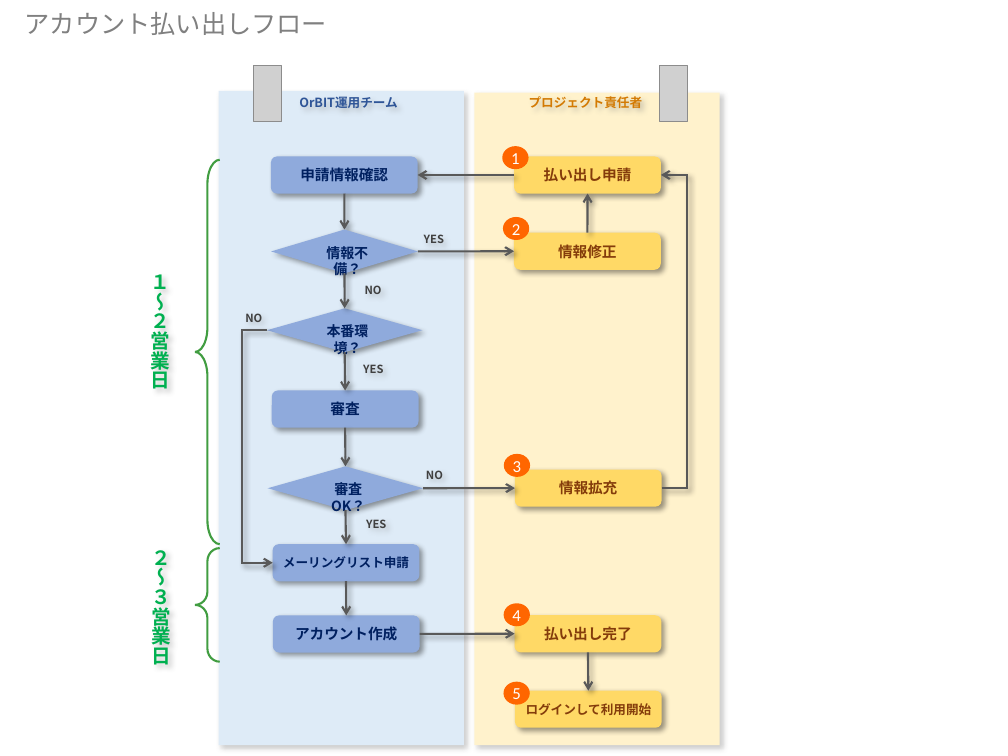
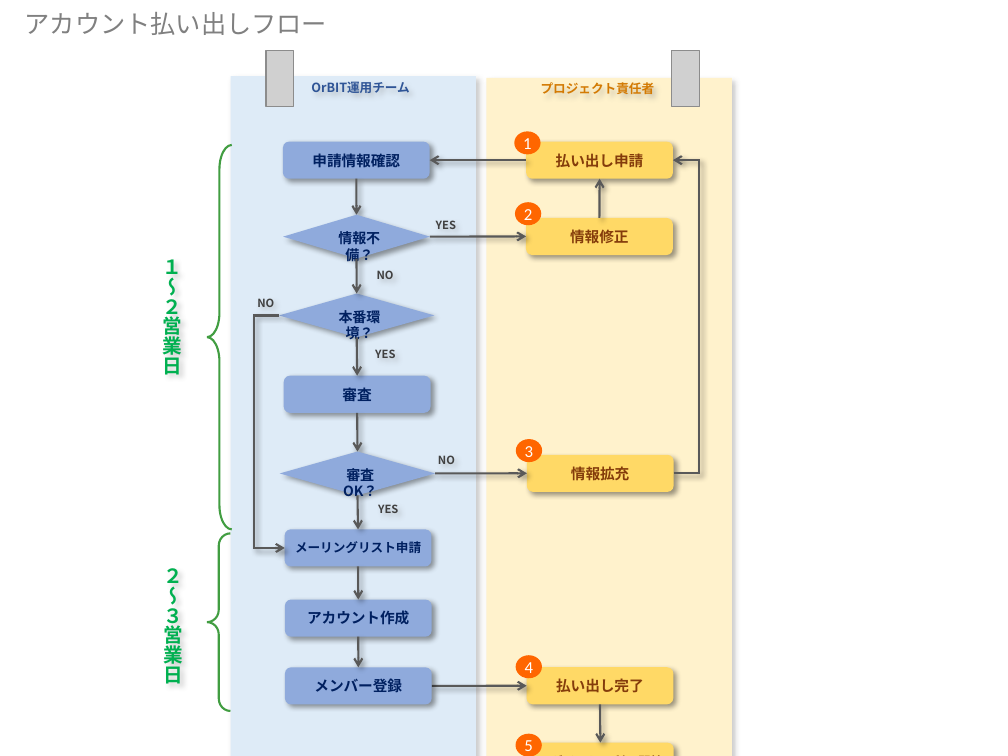
Before and after one commit to shimizu-jkc/orbit-portal-frontend, a slide deck: slide 6 of figure/orbit_figure.pptx. Drawn at 1008x756 pixels with LibreOffice and Linux fonts; fonts in the diff are those of the drawing; grey boxes stand for pictures. Boxes give left, top, right and bottom in pixels: in the first picture for what was removed or moved away, otherwise in the second. Text is boxed around its words. In the diff, an @@ line names an element or a change of style, - is before the commit and + after.

```diff
--- a/figure/orbit_figure.pptx
+++ b/figure/orbit_figure.pptx
@@ rectangle: place and size @@
-rectangle at bbox=[219, 91, 464, 745]
+rectangle at bbox=[231, 77, 476, 756]
@@ rectangle: place and size @@
-rectangle at bbox=[475, 93, 720, 745]
+rectangle at bbox=[487, 78, 732, 756]
@@ text "審査OK？": place and size @@
-text "審査OK？" at bbox=[331, 481, 365, 515]
+text "審査OK？" at bbox=[343, 466, 377, 501]
@@ left brace: place and size @@
-left brace at bbox=[196, 548, 221, 662]
+left brace at bbox=[207, 533, 230, 711]
@@ text "２～３営業日": place and size @@
-text "２～３営業日" at bbox=[151, 550, 171, 570]
+text "２～３営業日" at bbox=[164, 568, 184, 589]
@@ 11 texts, 10 arrows, 7 rounded rectangles, 3 ellipses, 3 diamonds, 2 pictures, 2 elbow arrows, 1 left brace: place and size @@
-11 texts, 10 arrows, 7 rounded rectangles, 3 ellipses, 3 diamonds, 2 pictures, 2 elbow arrows, 1 left brace at bbox=[151, 66, 687, 653]
+11 texts, 10 arrows, 7 rounded rectangles, 3 ellipses, 3 diamonds, 2 pictures, 2 elbow arrows, 1 left brace at bbox=[163, 50, 700, 637]
@@ arrow added from (358, 637) to (358, 667), #595959 1.5 pt @@
@@ rounded rectangle added at bbox=[285, 667, 432, 705], fill #8FAADC, 10.5 pt, text #002060, bold @@
+メンバー登録
@@ 1 rounded rectangle, 1 ellipse, 1 arrow: place and size @@
-1 rounded rectangle, 1 ellipse, 1 arrow at bbox=[419, 603, 662, 652]
+1 rounded rectangle, 1 ellipse, 1 arrow at bbox=[431, 655, 673, 705]
@@ 1 rounded rectangle, 1 ellipse, 1 arrow: place and size @@
-1 rounded rectangle, 1 ellipse, 1 arrow at bbox=[503, 652, 662, 728]
+1 rounded rectangle, 1 ellipse, 1 arrow at bbox=[515, 705, 674, 756]
```
Also in this commit, not shown: 1 other slide changed, 15 other files.
